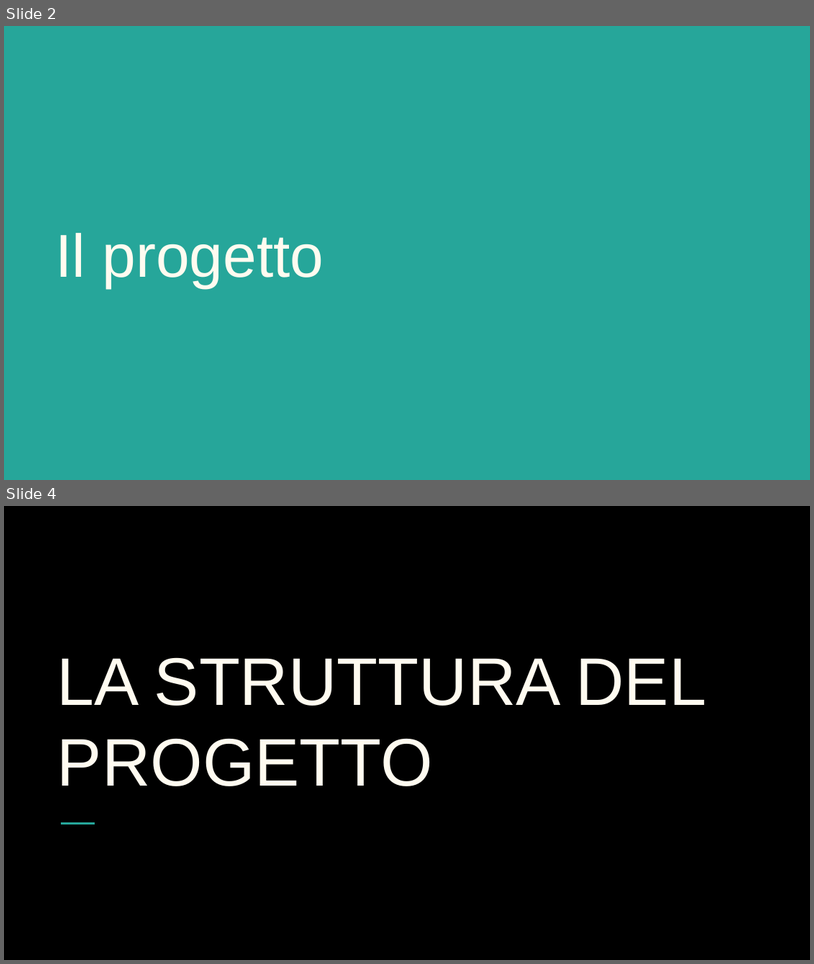
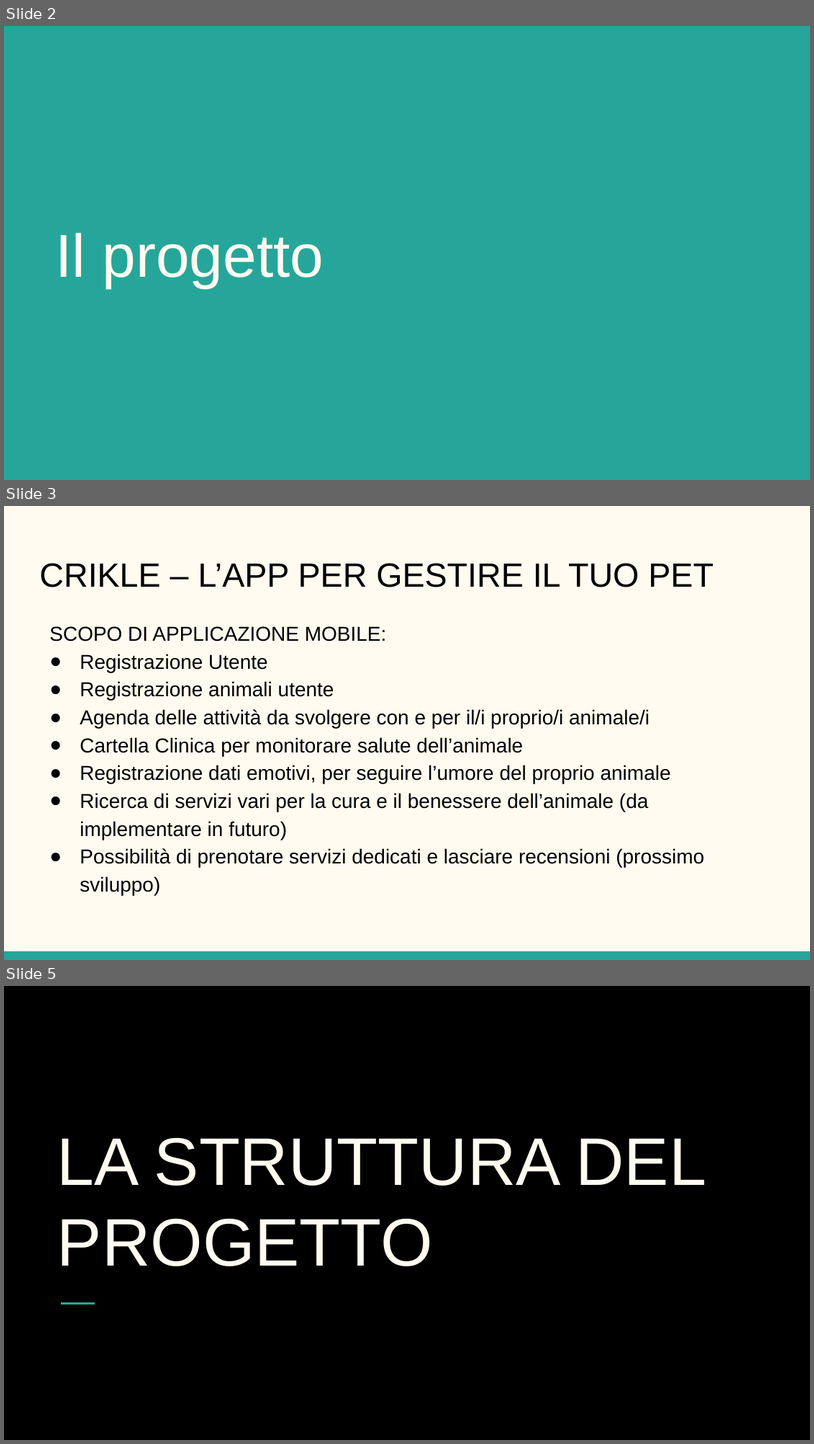
Before and after one commit to Tommiconlai/AppPet, a slide deck: Documenti/Relazione Finale/PP relazione.pptx. Shown one above the other, each under a label of ours: slides 2 and 4 before the commit, slides 2, 3 and 5 after it; the slides between them are not shown. The pictures are 814x964 and 814x1444 pixels, drawn with LibreOffice and Linux fonts; fonts in the diff are those of the drawing. Boxes give left, top, right and bottom in pixels: in the first picture for what was removed or moved away, otherwise in the second. Text is boxed around its words. In the diff, an @@ line names an element or a change of style, - is before the commit and + after.

```diff
--- a/Documenti/Relazione Finale/PP relazione.pptx
+++ b/Documenti/Relazione Finale/PP relazione.pptx
@@ slide 3 added at (x1=4, y1=506, x2=810, y2=960), background #FFFBF0 @@
@@ title added at (x1=39, y1=563, x2=714, y2=587), 30 pt, text #000000 @@
+CRIKLE – L’APP PER GESTIRE IL TUO PET
@@ text added at (x1=49, y1=626, x2=705, y2=895), 18 pt, text #000000 @@
+SCOPO DI APPLICAZIONE MOBILE:
+● Registrazione Utente
+● Registrazione animali utente
+● Agenda delle attività da svolgere con e per il/i proprio/i animale/i
+● Cartella Clinica per monitorare salute dell’animale
+● Registrazione dati emotivi, per seguire l’umore del proprio animale
+● Ricerca di servizi vari per la cura e il benessere dell’animale (da implementare in futuro)
+● Possibilità di prenotare servizi dedicati e lasciare recensioni (prossimo sviluppo)
@@ rectangle added at (x1=4, y1=951, x2=810, y2=960), fill #26A69A @@
@@ what was slide 4 is now slide 5 @@
```
Also in this commit, not shown: 3 other slides added, 1 slide removed.
